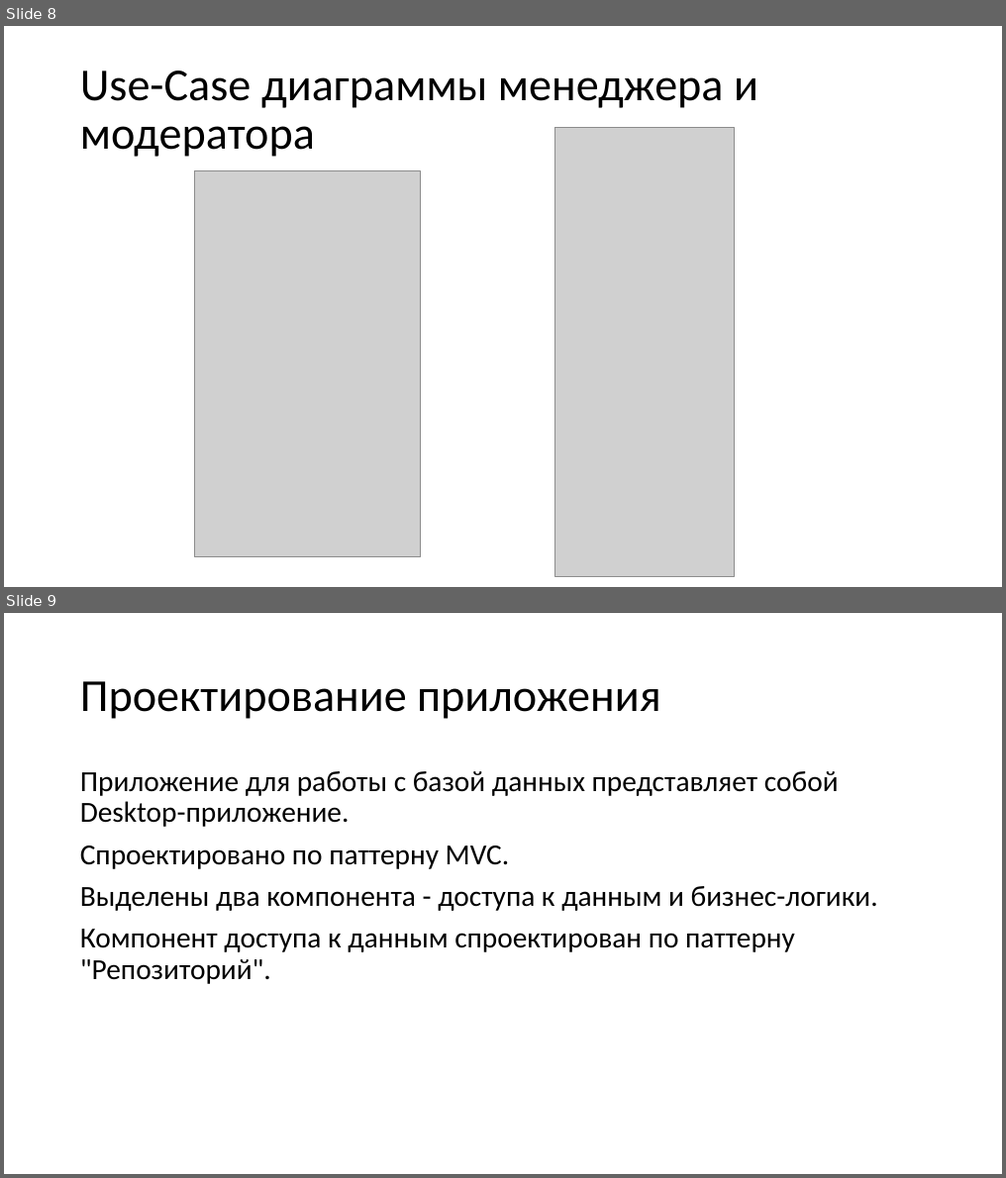
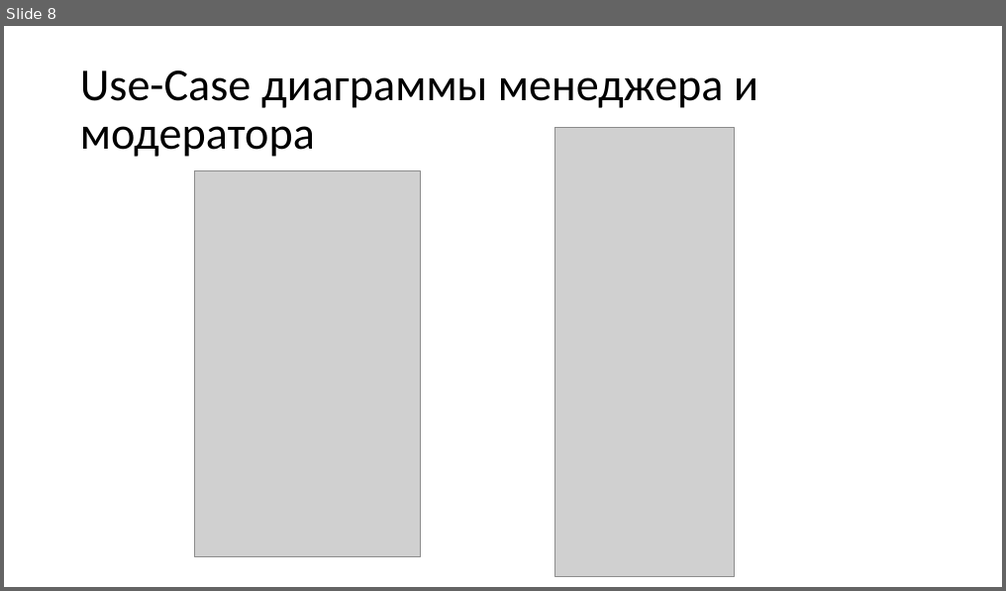
Before and after one commit to MrSkl1f/DB_CP, a slide deck: RPZ/Презентация.pptx. Shown one above the other, each under a label of ours: slides 8 and 9 before the commit, slide 8 after it. The pictures are 1006x1178 and 1006x591 pixels, drawn with LibreOffice and Linux fonts; fonts in the diff are those of the drawing; grey boxes stand for pictures. Boxes give left, top, right and bottom in pixels: in the first picture for what was removed or moved away, otherwise in the second. Text is boxed around its words. In the diff, an @@ line names an element or a change of style, - is before the commit and + after.

```diff
--- a/RPZ/Презентация.pptx
+++ b/RPZ/Презентация.pptx
@@ slide 9 removed at (4, 613, 1002, 1174), background #FFFFFF @@
@@ title removed at (80, 681, 661, 719) @@
-Проектирование приложения
@@ text removed at (80, 771, 878, 984) @@
-Приложение для работы с базой данных представляет собой Desktop-приложение.
-Спроектировано по паттерну MVC.
-Выделены два компонента - доступа к данным и бизнес-логики.
-Компонент доступа к данным спроектирован по паттерну "Репозиторий".
```
Also in this commit, not shown: 4 slides changed, 2 slides added, 3 other slides removed, 26 other files.
